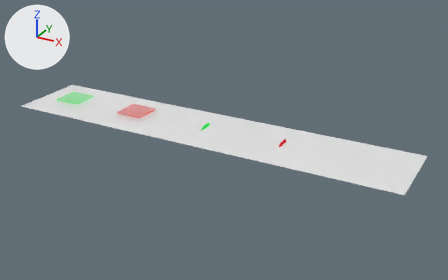
The Blender file src/img/Selection_01.blend, before and after one commit.
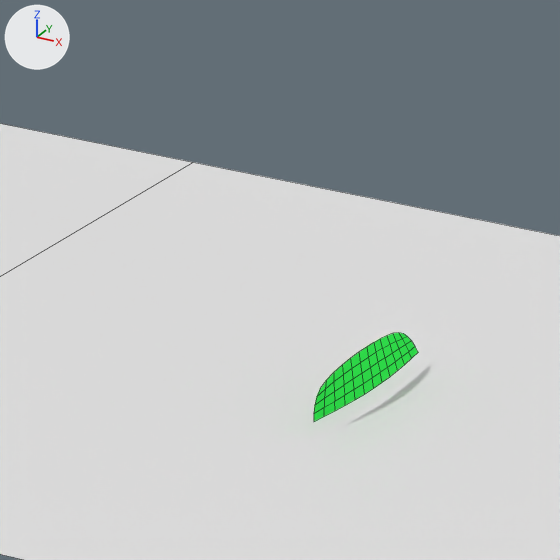
The first picture shows the older version from a 50 mm camera at (55.1, -59.0, 28.6) aimed at (22.3, 0.5, -1.2). The close-ups show both versions on the part from 39% to 50% of the width and 34% to 51% of the height of that picture; other places that the commit changed are outside them. Arrows for +X, +Y and +Z are at upper left; the lights stay in place. The close-ups show mesh edges as thin lines.

The older version as bpy lines, for what is in view:
```python
me_plane_001 = bpy.data.meshes.new('Plane.001')
me_plane_001.from_pydata([(-2.0, -2.0, 0.0), (2.0, -2.0, 0.0), (-2.0, 2.0, 0.0), (2.0, 2.0, 0.0)], [], [(0, 1, 3, 2)])
me_plane_003 = bpy.data.meshes.new('Plane.003')
me_plane_003.from_pydata(...)  # 8 vertices, 3 faces; spans x -1.721..-1.277, y -0.629..0.629, z 0.069..0.23
me_plane_003.materials.append(mat_border_green)
# before: 0 (-1.579, -0.548, 0.069), 1 (-1.277, -0.629, 0.141), 2 (-1.277, 0.629, 0.141), 3 (-1.579, 0.548, 0.069), 4 (-1.277, -0.21, 0.23)
# before: 5 (-1.721, -0.172, 0.149), 6 (-1.277, 0.21, 0.23), 7 (-1.721, 0.172, 0.149)
ob_plane_002 = bpy.data.objects.new('Plane.002', me_plane_003)
ob_plane_002.location = (20.0, 0.0, -1.12)
ob_plane_002.rotation_euler = (0.0, 1.571, 0.0)  # degrees (0, 90, 0)
ob_plane_002.scale = (1.0, 1.67, 1.0)
_m = ob_plane_002.modifiers.new('Subdivision', 'SUBSURF')
ob_plane_receiveshadows = bpy.data.objects.new('Plane_ReceiveShadows', me_plane_001)
ob_plane_receiveshadows.location = (0.0, 0.0, -0.01)
ob_plane_receiveshadows.scale = (2.5, 2.5, 1.66)
_m = ob_plane_receiveshadows.modifiers.new('Array', 'ARRAY')
_m.count = 5
_m.constant_offset_displace = (0.0, 0.0, 0.0)
```
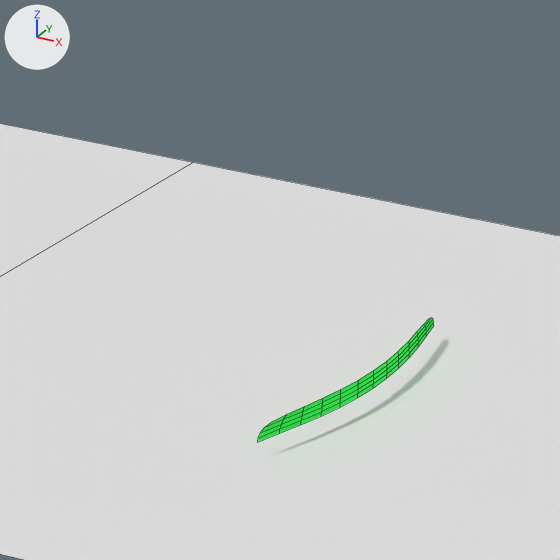
Location of each change, [x1, y1, x2, y2] in pixels of the close-ups (560 x 560 px):
'Plane.002', reshaped (69% wider, 39% taller)
    before: [314, 333, 418, 422]
    after: [258, 318, 434, 442]

The change, as a list of edits to the scene's bpy script:
```text
Change me_plane_003:
    where me_plane_003.from_pydata(...)  # 8 vertices, 3 faces; spans x -1.721..-1.277, y -0.629..0.629, z 0.069..0.23
    used by ob_plane_002; location = (20.0, 0.0, -1.12); rotation_euler = (0.0, 1.571, 0.0), in degrees (0, 90, 0); scale = (1.0, 1.67, 1.0)
    verts and faces of me_plane_003; kept vertices keep their numbers, new ones are numbered from 8
    me_plane_003 part 1
    add delete_vertices([*range(0, 8)])  # with the faces that use them
    add verts[8] = (-1.277, -1.056, -0.083)
    add verts[9] = (-1.277, 1.056, -0.083)
    add verts[10] = (-1.277, -0.352, 0.23)
    add verts[11] = (-1.277, 0.352, 0.23)
    add verts[12] = (-1.464, -1.046, -0.08)
    add verts[13] = (-1.464, 1.046, -0.08)
    add verts[14] = (-1.466, -0.342, 0.234)
    add verts[15] = (-1.466, 0.342, 0.234)
    add faces += [(10, 11, 15, 14), (8, 10, 14, 12), (9, 13, 15, 11)]
```
